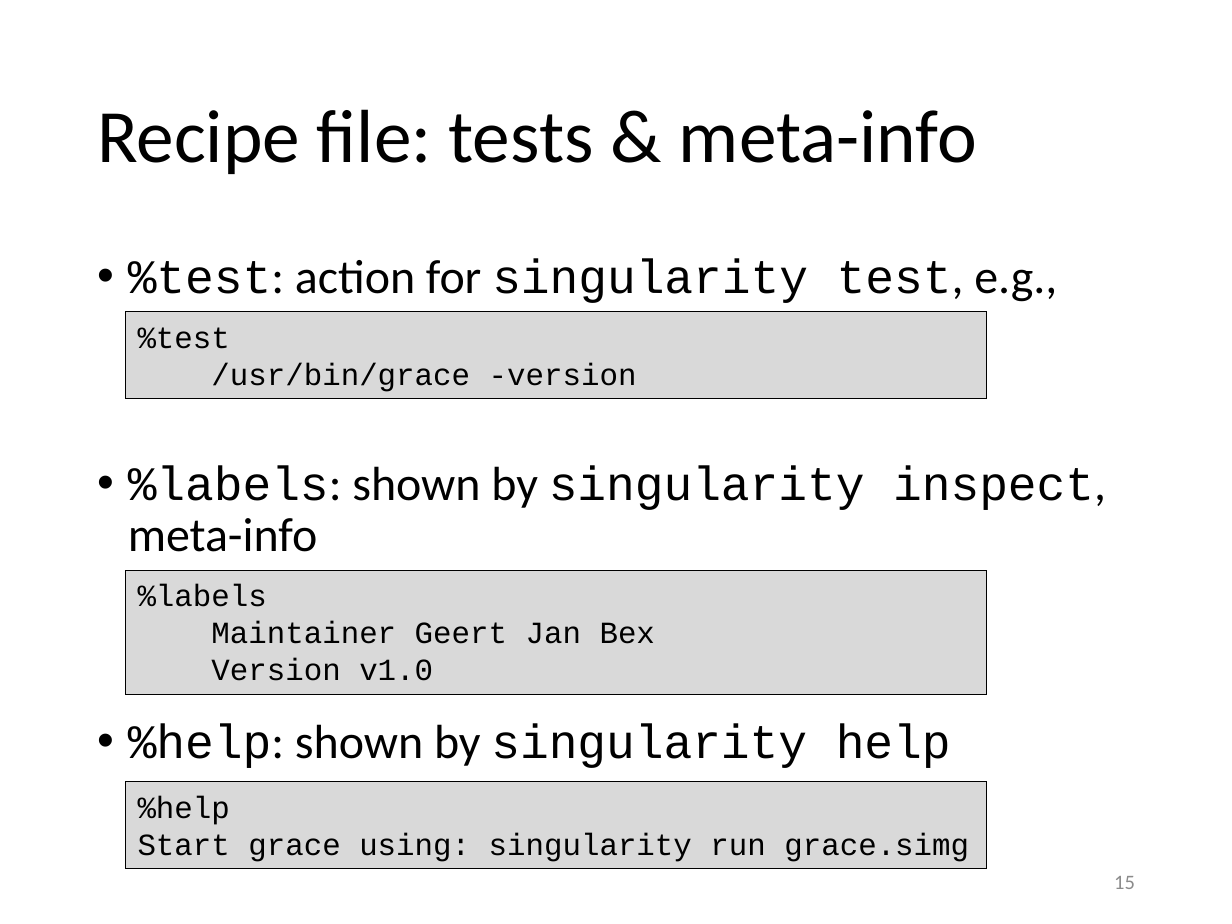
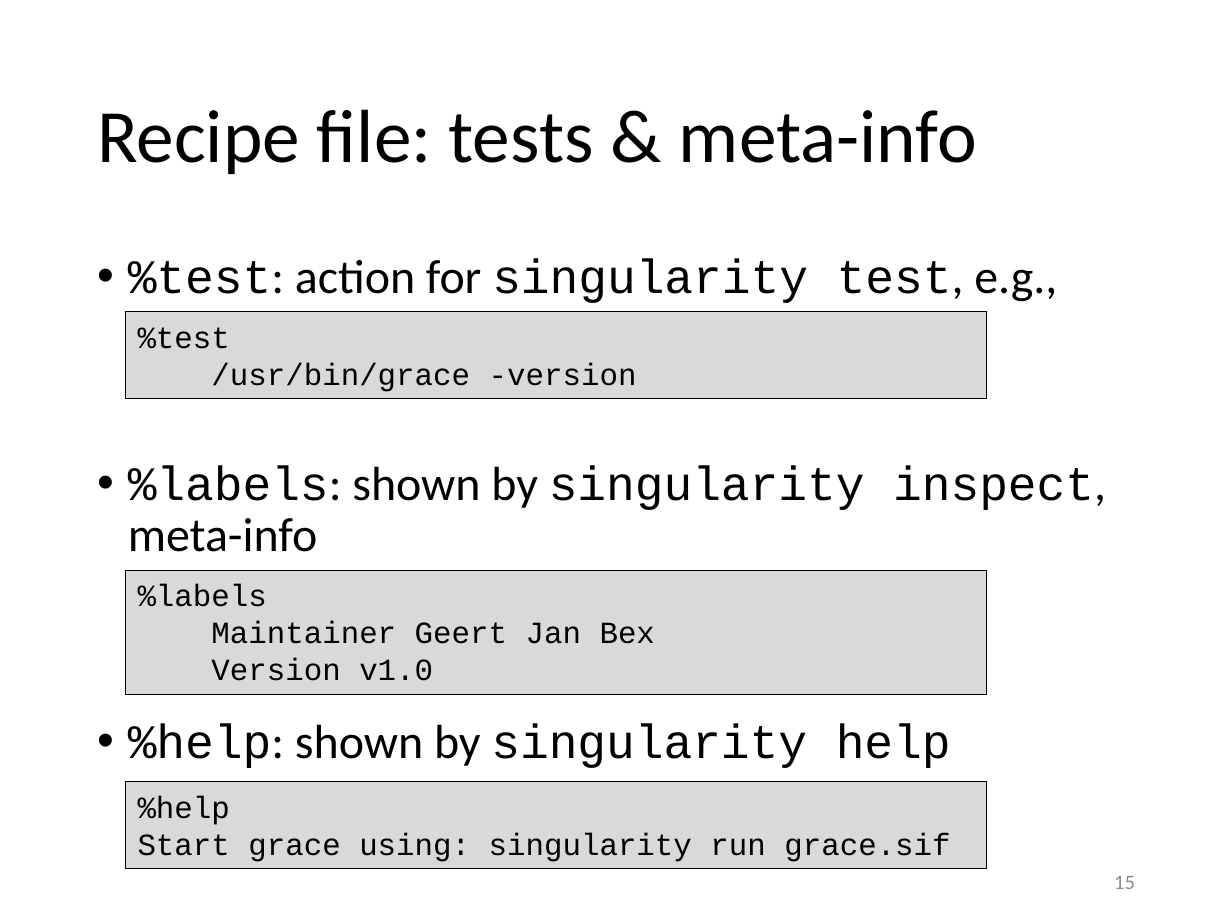
Before and after one commit to gjbex/Containers-for-HPC, a slide deck: slide 15 of singularity.pptx. Drawn at 1232x924 pixels with LibreOffice and Linux fonts; fonts in the diff are those of the drawing. Boxes give left, top, right and bottom in pixels: in the first picture for what was removed or moved away, otherwise in the second. Text is boxed around its words. In the diff, an @@ line names an element or a change of style, - is before the commit and + after.

```diff
--- a/singularity.pptx
+++ b/singularity.pptx
@@ text in rectangle at <box>138,832,950,862</box>: text changed @@
-Start grace using: singularity run grace.simg
+Start grace using: singularity run grace.sif
```
Also in this commit, not shown: 2 other slides changed, 2 slides added.
